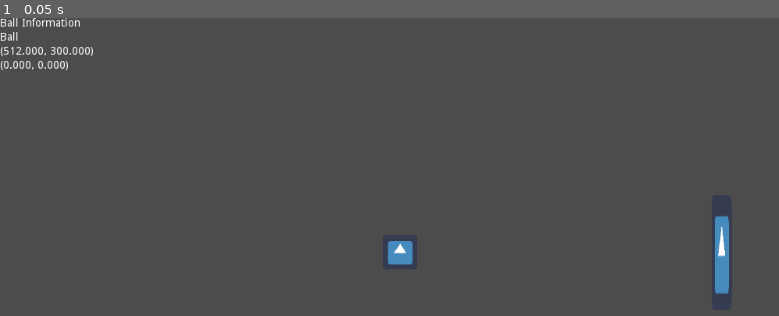
Above: before the commit, frame 1.
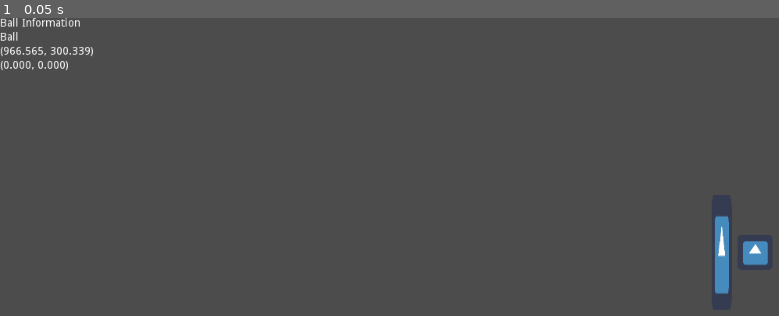
Above: after the commit, the same moment.

Repository: UoSGamesStudio/pong
Game: Godot game, scene res://main.tscn
The game is run twice, just before and just after one commit, with the same random seed, the same clock (stepped at 60 frames per second) and the same inputs. The engine's default icon, where the game draws it, is replaced by a stand-in: a white triangle on a blue panel in a dark square.
Inputs:
- Up to frame 1 (0.05 s): no input

The runs differ from the first frame. In frame 1, 0.6% of the frame differs, in the area x 0-99%, y 9-83%.

Commit message:
Added the ball throw state

Diff:
--- a/Ball/Ball.tscn
+++ b/Ball/Ball.tscn
@@ -1,6 +1,6 @@
 [gd_scene load_steps=5 format=2]
 
-[ext_resource path="res://Scripts/ball.gd" type="Script" id=1]
+[ext_resource path="res://Scripts/Ball/ball.gd" type="Script" id=1]
 [ext_resource path="res://icon.png" type="Texture" id=2]
 [ext_resource path="res://Scripts/goal_scorer.gd" type="Script" id=3]
 
--- a/Paddle/paddle_controller.tscn
+++ b/Paddle/paddle_controller.tscn
@@ -6,6 +6,8 @@
 [ext_resource path="res://Scripts/Input/two_player_input.gd" type="Script" id=4]
 [ext_resource path="res://Scripts/Paddle/States/paddle_dash.gd" type="Script" id=5]
 [ext_resource path="res://Scripts/Paddle/States/paddle_move.gd" type="Script" id=6]
+[ext_resource path="res://Scripts/Paddle/States/paddle_physics.gd" type="Script" id=7]
+[ext_resource path="res://Scripts/Paddle/States/paddle_throw.gd" type="Script" id=8]
 
 [sub_resource type="CircleShape2D" id=1]
 radius = 50.0
@@ -16,6 +18,9 @@
 [node name="PaddleController" type="KinematicBody2D"]
 script = ExtResource( 1 )
 _states_parent = NodePath("States")
+
+[node name="BallHoldPosition" type="Node2D" parent="."]
+position = Vector2( 30, 0 )
 
 [node name="Sprite" type="Sprite" parent="."]
 scale = Vector2( 0.4, 2.3 )
@@ -37,6 +42,12 @@
 
 [node name="States" type="Node" parent="."]
 
+[node name="Physics" type="Node" parent="States"]
+script = ExtResource( 7 )
+
+[node name="Throw" type="Node" parent="States"]
+script = ExtResource( 8 )
+
 [node name="Dash" type="Node" parent="States"]
 script = ExtResource( 5 )
 
--- a/Scripts/Input/input_node.gd
+++ b/Scripts/Input/input_node.gd
@@ -6,8 +6,6 @@
 """
 
 export(String, "1", "2") var keyboard_input_index := "1"
-
-const IButton := preload("res://Scripts/Input/i_button.gd")
 
 onready var _dash := IButton.new()
 onready var _attack := IButton.new()
--- a/Scripts/Paddle/States/paddle_dash.gd
+++ b/Scripts/Paddle/States/paddle_dash.gd
@@ -18,4 +18,5 @@
 
 func _on_Timer_timeout():
 	_can_dash = true
+	escape_stack_execution = false
 	print("timeout")
--- a/Scripts/Paddle/States/paddle_move.gd
+++ b/Scripts/Paddle/States/paddle_move.gd
@@ -6,21 +6,11 @@
 
 func execute(delta: float) -> void:
 	var c := _input.get_control()
+	if c == Vector2():
+		return
 
 	var vel := _fields.velocity
-	var old_vel := vel
-
-	# We are decelerating
-	if c == Vector2():
-		c = -vel.normalized() * deceleration_multiplier
-
-		vel += c * acceleration * delta
-
-		# If this is the case, that means we have overshot durine
-		if sign(old_vel.x) != sign(vel.x) && sign(old_vel.y) != sign(vel.y):
-			vel = Vector2()
-	else:
-		vel += c * acceleration * delta
+	vel += c * acceleration * delta
 
 	vel.x = clamp(vel.x, -speed, speed)
 	vel.y = clamp(vel.y, -speed, speed)
--- /dev/null
+++ b/Scripts/Paddle/States/paddle_physics.gd
@@ -0,0 +1,19 @@
+extends PaddleState
+
+export(float, 0.1, 5.0) var traction := 2.0
+
+func execute(_delta: float) -> void:
+	var c := _input.get_control()
+	if c != Vector2():
+		return
+
+	var vel := _fields.velocity
+	var old_vel := vel
+
+	vel -= vel.normalized() * traction * _delta
+
+	# If this is the case, that means we have overshot durine
+	if sign(old_vel.x) != sign(vel.x) && sign(old_vel.y) != sign(vel.y):
+		vel = Vector2()
+
+	_fields.velocity = vel
--- /dev/null
+++ b/Scripts/Paddle/States/paddle_throw.gd
@@ -0,0 +1,24 @@
+extends PaddleState
+
+export(float, 0.1, 5.0) var _launch_speed := 2.0
+
+func execute(_delta: float) -> void:
+	if _fields.held_ball == null:
+		return
+
+	_fields.held_ball.position = _fields.ball_hold_position.global_position
+
+	if not _input.get_attack().is_down():
+		return
+
+	var c := _input.get_control()
+	var dot := c.dot(_fields.shooting_direction)
+	if dot < 0:
+		if sign(c.x) != sign(_fields.shooting_direction.x):
+			c.x *= -1
+
+		if sign(c.y) != sign(_fields.shooting_direction.y):
+			c.y *= -1
+
+	_fields.held_ball.velocity = c * _launch_speed
+	_fields.held_ball = null
--- a/Scripts/Paddle/paddle.gd
+++ b/Scripts/Paddle/paddle.gd
@@ -9,7 +9,11 @@
 var _fields := PaddleFields.new()
 var _states := []
 
+func hold_ball(ball: Ball) -> void:
+	_fields.held_ball = ball
+
 func _ready() -> void:
+	_fields.ball_hold_position = $BallHoldPosition
 	_states =  get_children() if _states_parent.is_empty() else get_node(_states_parent).get_children()
 	for state in _states:
 		state.set_fields(_fields)
--- a/Scripts/Paddle/paddle_fields.gd
+++ b/Scripts/Paddle/paddle_fields.gd
@@ -1,3 +1,8 @@
 class_name PaddleFields
 
+var shooting_direction: Vector2
+
 var velocity := Vector2()
+
+var held_ball: Ball
+var ball_hold_position: Node2D
--- a/Scripts/Stage/stage.gd
+++ b/Scripts/Stage/stage.gd
@@ -13,16 +13,7 @@
 
 signal stage_loaded
 
-export(NodePath) var _ball_spawn_path : NodePath
-
-var _ball_spawn: Node2D
-
-func get_ball_spawn_positon() -> Node2D:
-	return _ball_spawn
-
 func _ready():
-	_ball_spawn = get_node(_ball_spawn_path)
-
 	for child in get_children():
 		if child is GoalArea:
 			child.connect("goal_scored", self, "_on_goal_scored")
--- a/Scripts/main.gd
+++ b/Scripts/main.gd
@@ -6,9 +6,14 @@
 Responsible for loading and unloading stages, the players and the ball.
 """
 
+var _paddles := []
+var _stage: Stage
+var _ball: Ball
+
 func _ready():
 	SignalTower.emit_signal("stage_loaded")
 
+	$PaddleController.hold_ball($Ball)
 
 func _load_game() -> void:
 	# First, we load the stage
--- a/Stage/Wall.tscn
+++ b/Stage/Wall.tscn
@@ -1,6 +1,6 @@
 [gd_scene load_steps=4 format=2]
 
-[ext_resource path="res://Scripts/ball_reactor.gd" type="Script" id=1]
+[ext_resource path="res://Scripts/Ball/ball_reactor.gd" type="Script" id=1]
 
 [sub_resource type="RectangleShape2D" id=1]
 extents = Vector2( 700, 30 )
--- a/project.godot
+++ b/project.godot
@@ -12,7 +12,7 @@
 "base": "KinematicBody2D",
 "class": "Ball",
 "language": "GDScript",
-"path": "res://Scripts/ball.gd"
+"path": "res://Scripts/Ball/ball.gd"
 }, {
 "base": "Reference",
 "class": "BallReaction",
@@ -22,7 +22,7 @@
 "base": "StaticBody2D",
 "class": "BallReactor",
 "language": "GDScript",
-"path": "res://Scripts/ball_reactor.gd"
+"path": "res://Scripts/Ball/ball_reactor.gd"
 }, {
 "base": "Control",
 "class": "DbBall",
Not shown: 1 places in Paddle/paddle_controller.tscn that only renumber resources
Renamed: Scripts/ball.gd -> Scripts/Ball/ball.gd
Renamed: Scripts/ball_reactor.gd -> Scripts/Ball/ball_reactor.gd
